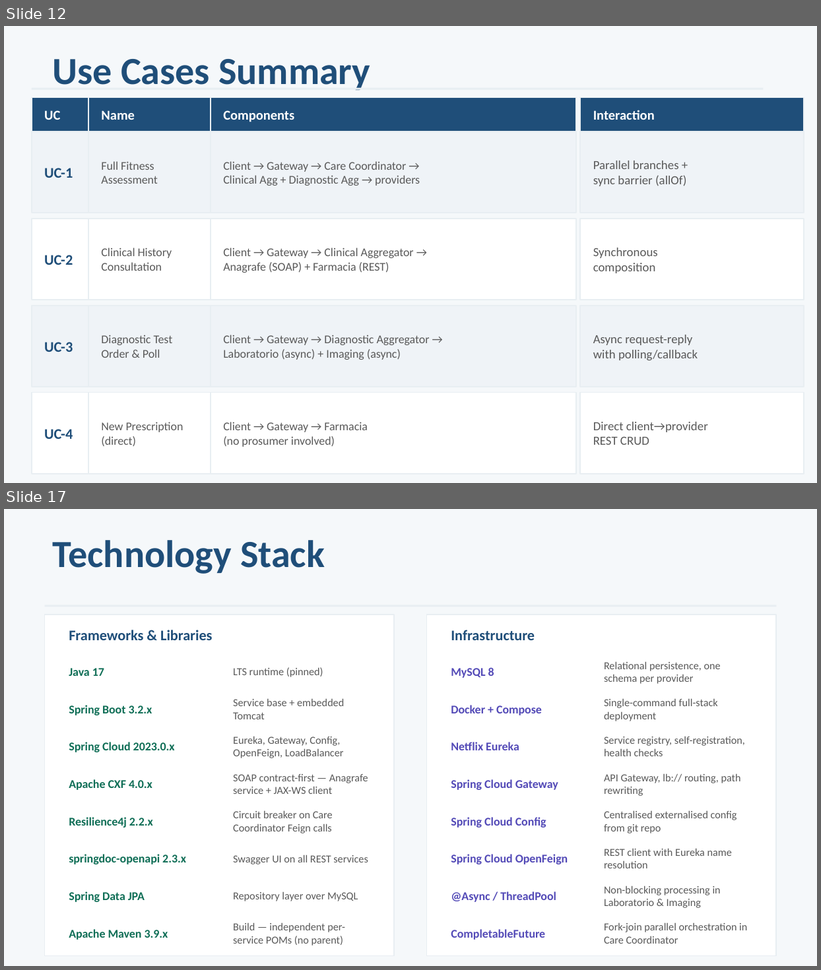
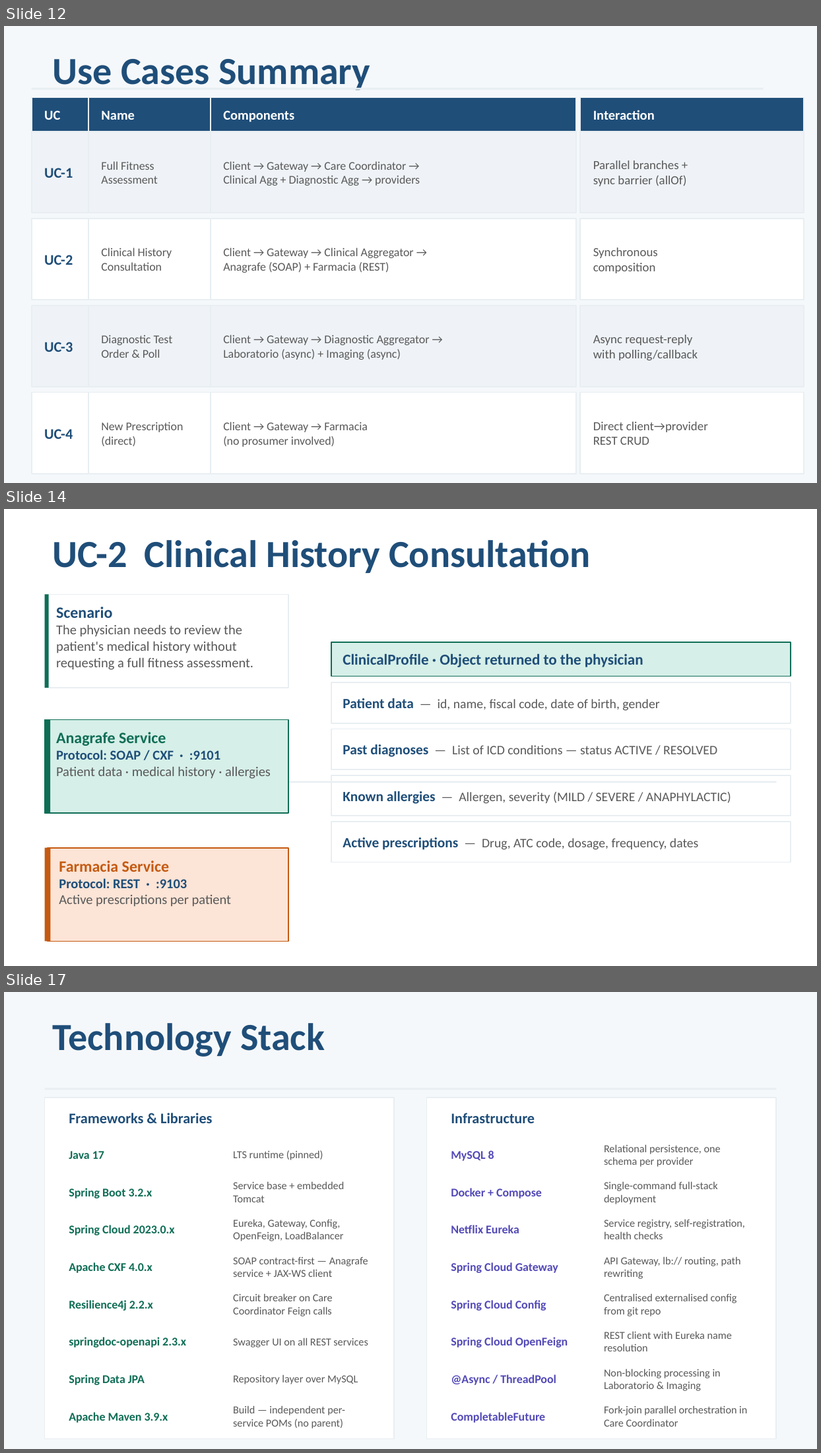
Before and after one commit to ediscota/Healthsoa, a slide deck: docs/HealthSOA_Presentation.pptx. Shown one above the other, each under a label of ours: slides 12 and 17 before the commit, slides 12, 14 and 17 after it; the slides between them are not shown. The pictures are 821x970 and 821x1453 pixels, drawn with LibreOffice and Linux fonts; fonts in the diff are those of the drawing. Boxes give left, top, right and bottom in pixels: in the first picture for what was removed or moved away, otherwise in the second. Text is boxed around its words. In the diff, an @@ line names an element or a change of style, - is before the commit and + after.

```diff
--- a/docs/HealthSOA_Presentation.pptx
+++ b/docs/HealthSOA_Presentation.pptx
@@ slide 14 added at bbox=[4, 509, 817, 966], background #FFFFFF @@
@@ text added at bbox=[53, 540, 591, 573], 34 pt, text #1F4E79, bold @@
+UC-2 Clinical History Consultation
@@ rectangle added at bbox=[45, 594, 288, 688], fill #FFFFFF, outline #E8EEF2 1 pt, 12 pt, text #595959 @@
+Scenario
+The physician needs to review the patient's medical history without requesting a full fitness assessment.
@@ rectangle added at bbox=[45, 594, 49, 688], fill #0F6E56 @@
@@ rectangle added at bbox=[331, 642, 791, 677], fill #D6EFE8, outline #0F6E56 1 pt, 13.5 pt, text #1F4E79, bold @@
+ClinicalProfile · Object returned to the physician
@@ rectangle added at bbox=[331, 683, 337, 723], fill #0F6E56 @@
@@ rectangle added at bbox=[331, 683, 791, 723], fill #FFFFFF, outline #E8EEF2 1 pt, 11.5 pt, text #595959 @@
+Patient data — id, name, fiscal code, date of birth, gender
@@ rectangle added at bbox=[45, 720, 288, 813], fill #D6EFE8, outline #0F6E56 1 pt, 12 pt, text #595959, bold @@
+Anagrafe Service
+Protocol: SOAP / CXF · :9101
+Patient data · medical history · allergies
@@ rectangle added at bbox=[45, 720, 50, 813], fill #0F6E56 @@
@@ rectangle added at bbox=[331, 729, 337, 770], fill #0F6E56 @@
@@ rectangle added at bbox=[331, 729, 791, 770], fill #FFFFFF, outline #E8EEF2 1 pt, 11.5 pt, text #595959 @@
+Past diagnoses — List of ICD conditions — status ACTIVE / RESOLVED
@@ rectangle added at bbox=[45, 782, 776, 783], fill #E8EEF2 @@
@@ rectangle added at bbox=[331, 776, 337, 817], fill #1F4E79 @@
@@ rectangle added at bbox=[331, 776, 791, 817], fill #FFFFFF, outline #E8EEF2 1 pt, 11.5 pt, text #595959 @@
+Known allergies — Allergen, severity (MILD / SEVERE / ANAPHYLACTIC)
@@ rectangle added at bbox=[331, 822, 337, 863], fill #1F4E79 @@
@@ rectangle added at bbox=[331, 822, 791, 863], fill #FFFFFF, outline #E8EEF2 1 pt, 11.5 pt, text #595959 @@
+Active prescriptions — Drug, ATC code, dosage, frequency, dates
@@ rectangle added at bbox=[45, 848, 50, 941], fill #C55A11 @@
@@ rectangle added at bbox=[48, 848, 288, 941], fill #FCE4D6, outline #C55A11 1 pt, 12 pt, text #595959, bold @@
+Farmacia Service
+Protocol: REST · :9103
+Active prescriptions per patient
```
Also in this commit, not shown: 3 other slides added, 4 slides removed.
